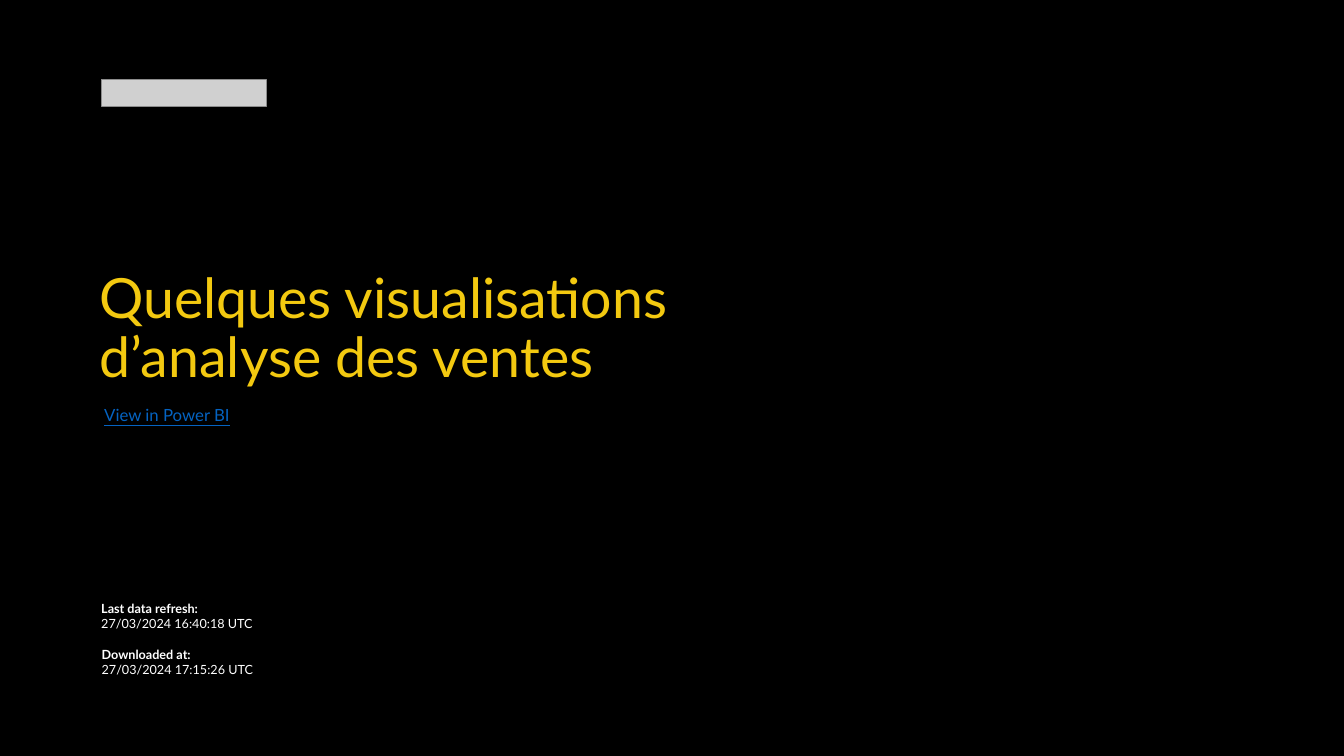
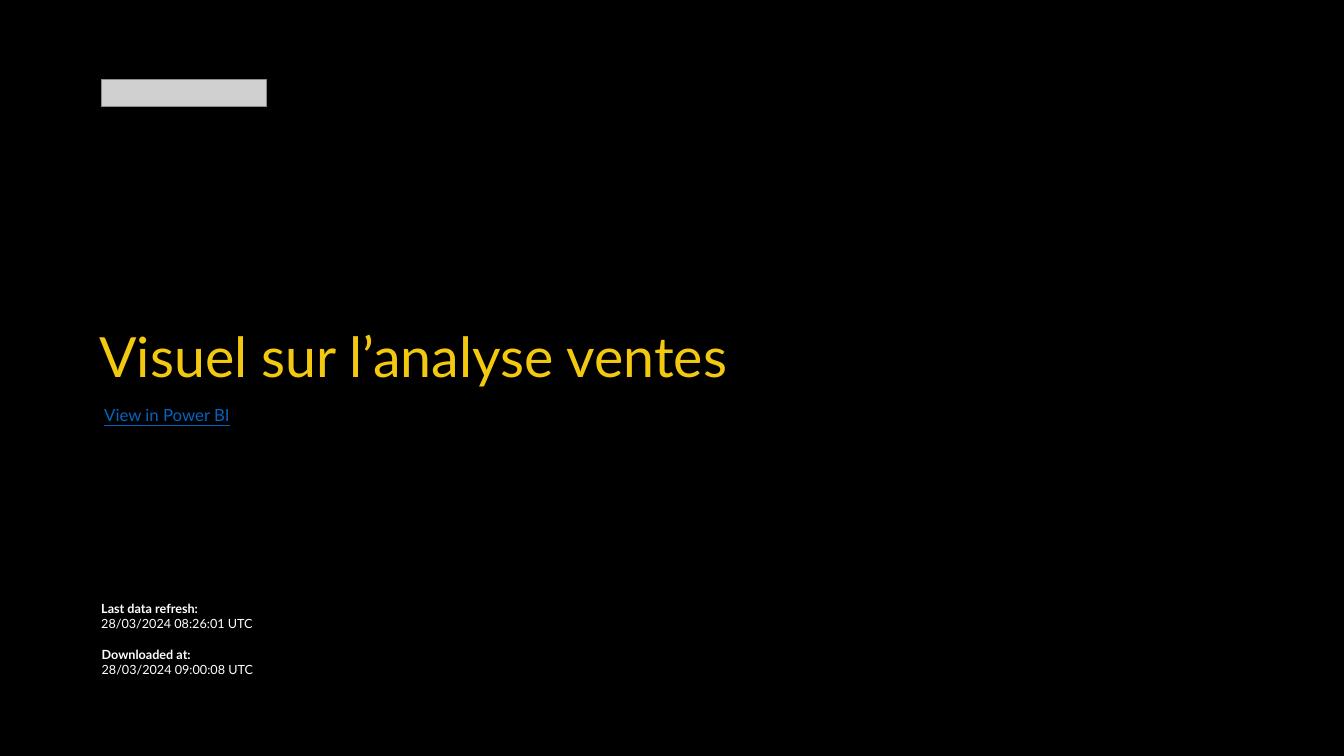
Before and after one commit to Mich-colab/Projets-Michele, a slide deck: slide 1 of Projet PowerBI Analyse de données.pptx. Drawn at 1344x756 pixels with LibreOffice and Linux fonts; fonts in the diff are those of the drawing; grey boxes stand for pictures; background and template pictures are left out. Boxes give left, top, right and bottom in pixels: in the first picture for what was removed or moved away, otherwise in the second. Text is boxed around its words. In the diff, an @@ line names an element or a change of style, - is before the commit and + after.

```diff
--- a/Projet PowerBI Analyse de données.pptx
+++ b/Projet PowerBI Analyse de données.pptx
@@ title at <box>99,335,728,387</box>: text changed @@
-Quelques visualisations d’analyse des ventes
+Visuel sur l’analyse ventes
@@ text at <box>101,618,253,629</box>: text changed @@
-27/03/2024 16:40:18 UTC
+28/03/2024 08:26:01 UTC
@@ text at <box>102,664,253,675</box>: text changed @@
-27/03/2024 17:15:26 UTC
+28/03/2024 09:00:08 UTC
```
Also in this commit, not shown: 1 other slide changed, 3 slides added.
